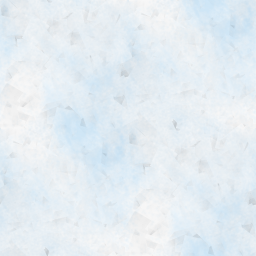
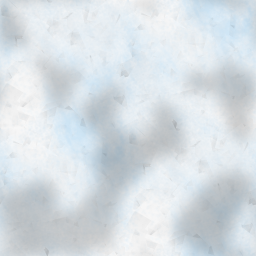
Before/after of a (256, 256) layered artwork. What changed in the layer stack:
added layer "Uusi taso" (29%) above "Taustaväri" over (x1=0, y1=0, x2=256, y2=256)
